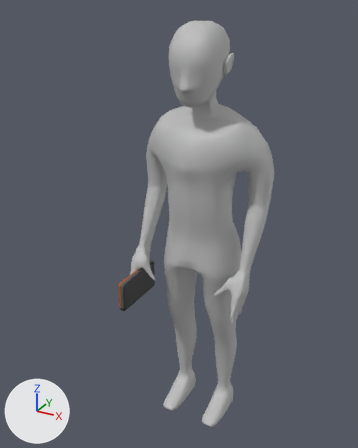
One commit to the FBX model AirportGame/Assets/Models/Model_SelfieEnd.fbx: the scene before it, then after it.
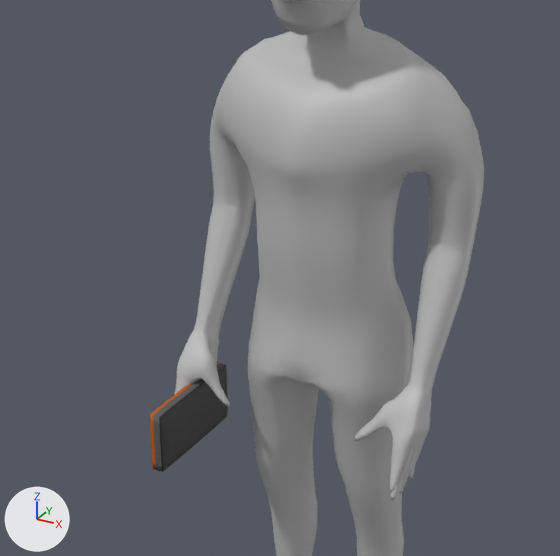
Old and new are each drawn whole from a 50 mm camera at (0.867, -1.878, 1.871) aimed at (-0.013, -0.277, 1.07) and again close up on the part from 14% to 86% of the width and 20% to 78% of the height. Every picture has the same lights, and +X, +Y and +Z are marked at lower left. Where no turn or scale is listed for an object, it has been applied to the vertices.

The first close-up shows 'Phone:pCube1', 'person_RIGGED:MODEL_smoothedTextured:smoothed3:pCube12'.
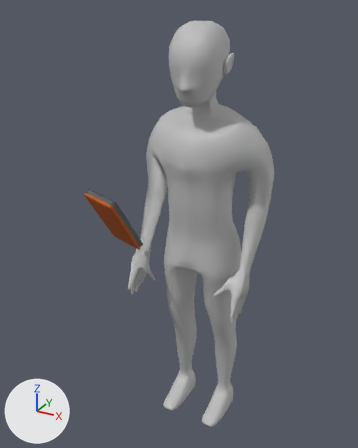
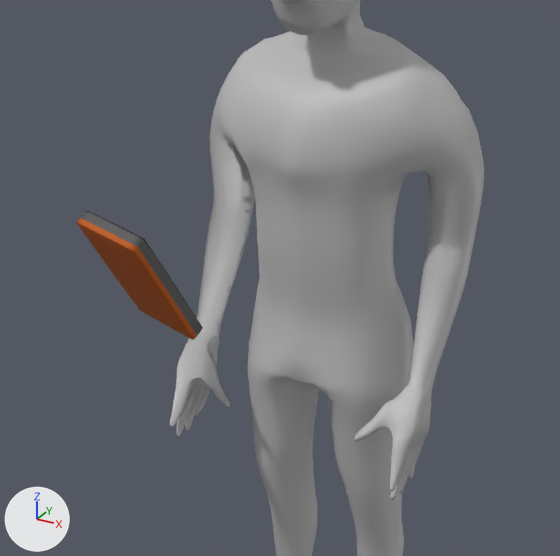
Commit message: Selfie End transition fix

What differs and where, as boxes (x1, y1, x2, y2) in the close-ups (560 x 556 px):
'Phone:pCube1', moved, turned: before (150, 363, 228, 472); after (77, 211, 203, 339)

Patch to the scene script:
```diff
--- a/AirportGame/Assets/Models/Model_SelfieEnd.fbx.py
+++ b/AirportGame/Assets/Models/Model_SelfieEnd.fbx.py
@@ me_mesh @@
 me_mesh.from_pydata(...)  # 3833 vertices, 7656 faces; spans x -0.29..0.29, y -0.33..0.03, z 0.0..1.82
 # used by ob_person_rigged_model_smoothedtextured_smoothed3_pcube12
+# me_mesh part 1: its shading normals changed
 me_mesh.materials.append(mat_lambert1)
@@ ob_phone_pcube1 @@
 ob_phone_pcube1 = bpy.data.objects.new('Phone:pCube1', me_mesh_001)
-ob_phone_pcube1.location = (-0.215, -0.292, 0.739)
-ob_phone_pcube1.rotation_euler = (1.571, 1.571, 0.0)  # degrees (90, 90, 0)
+ob_phone_pcube1.location = (-0.06, -0.638, 1.212)
+ob_phone_pcube1.rotation_euler = (0.596, 0.119, -0.198)  # degrees (34, 6.8, -11)
 ob_phone_pcube1.scale = (0.13, 0.0305, 0.25)
```
